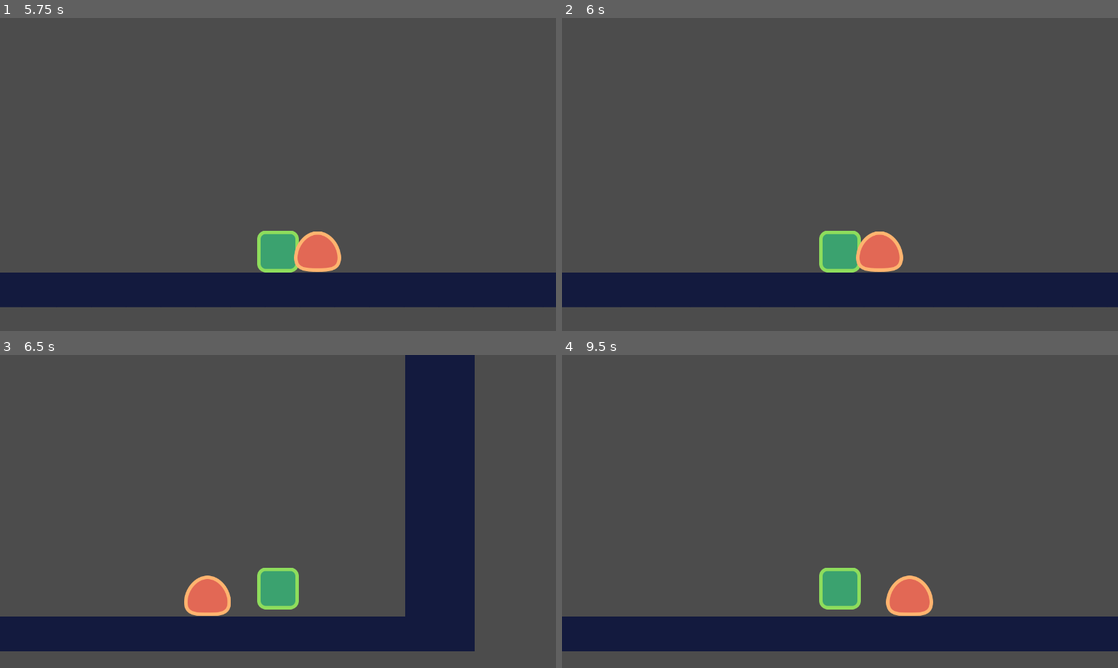
Above: before the commit, frames 1-4 (two rows, left to right).
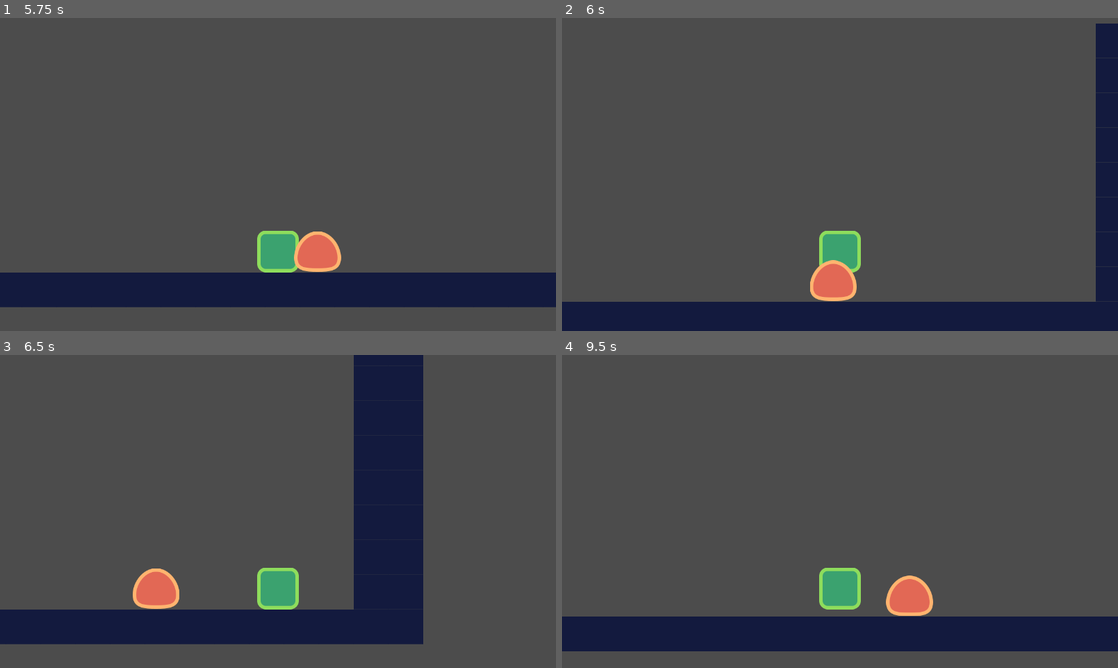
Above: after the commit, the same moments.

Repository: walizw/GodotProjects
Game: Godot game, scene res://scenes/level.tscn
Same seed, same stepped clock (60 frames per second), same inputs: the game is played once before the commit and once after it. The project has no main scene, so this scene is started directly.
Inputs:
- Up to frame 1 (5.75 s): tap Enter at 0.5 s; hold D (right) 0.53-2.03 s; tap W (jump) at 0.77, 1.52, 3.02, 3.77, 4.52 s; hold A (left) 2.03-4.28 s; hold D (right) from 4.28 s (still down)
- Up to frame 2 (6 s): keep holding D (right); tap Space at 5.75 s
- Up to frame 3 (6.5 s): keep holding D (right); tap W (jump) at 6.02 s
- Up to frame 4 (9.5 s): tap W (jump) at 6.77, 7.52, 9.02 s; release D (right) at 8.03 s; hold A (left) from 8.03 s (still down)

Frame 1 is identical in both runs. In frame 2, 21% of the frame differs, in the area x 0-100%, y 1-100%; in frame 3, 21%, in the area x 0-86%, y 0-95%; in frame 4, less than 0.1%.

Commit message:
creating stomp area

Diff:
--- a/1. Platformer/prefabs/enemy.tscn
+++ b/1. Platformer/prefabs/enemy.tscn
@@ -1,10 +1,13 @@
-[gd_scene load_steps=4 format=2]
+[gd_scene load_steps=5 format=2]
 
 [ext_resource path="res://assets/enemy.png" type="Texture" id=1]
 [ext_resource path="res://scripts/enemy.gd" type="Script" id=2]
 
 [sub_resource type="RectangleShape2D" id=1]
 extents = Vector2( 47, 33.5 )
+
+[sub_resource type="RectangleShape2D" id=2]
+extents = Vector2( 55, 10 )
 
 [node name="enemy" type="KinematicBody2D"]
 collision_layer = 2
@@ -24,3 +27,13 @@
 scale = Vector2( 4.7, 3.3 )
 process_parent = true
 physics_process_parent = true
+
+[node name="StompDetector" type="Area2D" parent="."]
+modulate = Color( 0.0588235, 0, 1, 1 )
+position = Vector2( 0, -67 )
+collision_layer = 0
+monitorable = false
+
+[node name="CollisionShape2D" type="CollisionShape2D" parent="StompDetector"]
+position = Vector2( 0, -11 )
+shape = SubResource( 2 )
--- a/1. Platformer/project.godot
+++ b/1. Platformer/project.godot
@@ -57,6 +57,7 @@
 "events": [ Object(InputEventKey,"resource_local_to_scene":false,"resource_name":"","device":0,"alt":false,"shift":false,"control":false,"meta":false,"command":false,"pressed":false,"scancode":87,"physical_scancode":0,"unicode":0,"echo":false,"script":null)
 , Object(InputEventKey,"resource_local_to_scene":false,"resource_name":"","device":0,"alt":false,"shift":false,"control":false,"meta":false,"command":false,"pressed":false,"scancode":16777232,"physical_scancode":0,"unicode":0,"echo":false,"script":null)
 , Object(InputEventJoypadButton,"resource_local_to_scene":false,"resource_name":"","device":0,"button_index":0,"pressure":0.0,"pressed":false,"script":null)
+, Object(InputEventKey,"resource_local_to_scene":false,"resource_name":"","device":0,"alt":false,"shift":false,"control":false,"meta":false,"command":false,"pressed":false,"scancode":32,"physical_scancode":0,"unicode":0,"echo":false,"script":null)
  ]
 }
 
